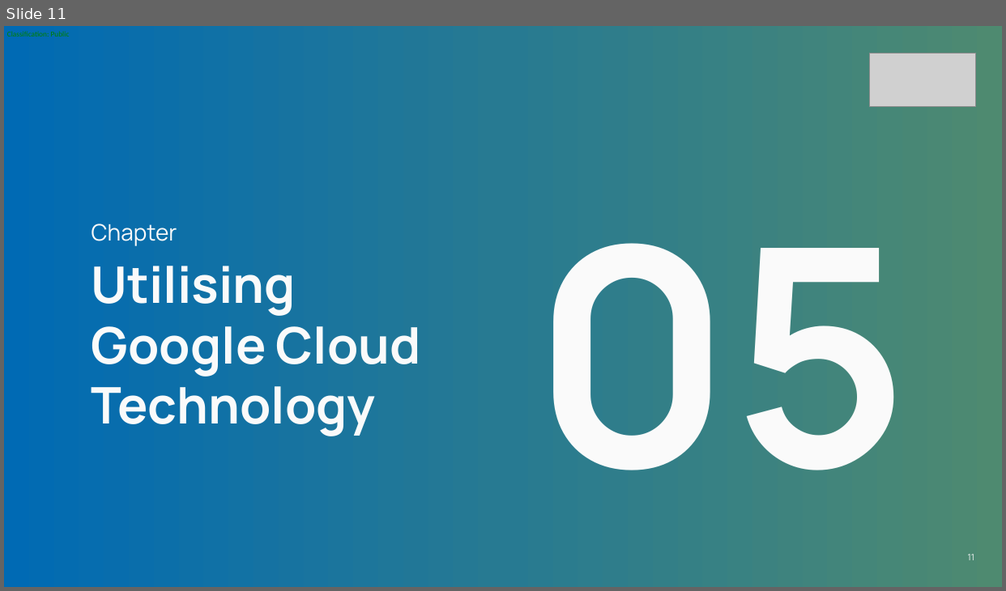
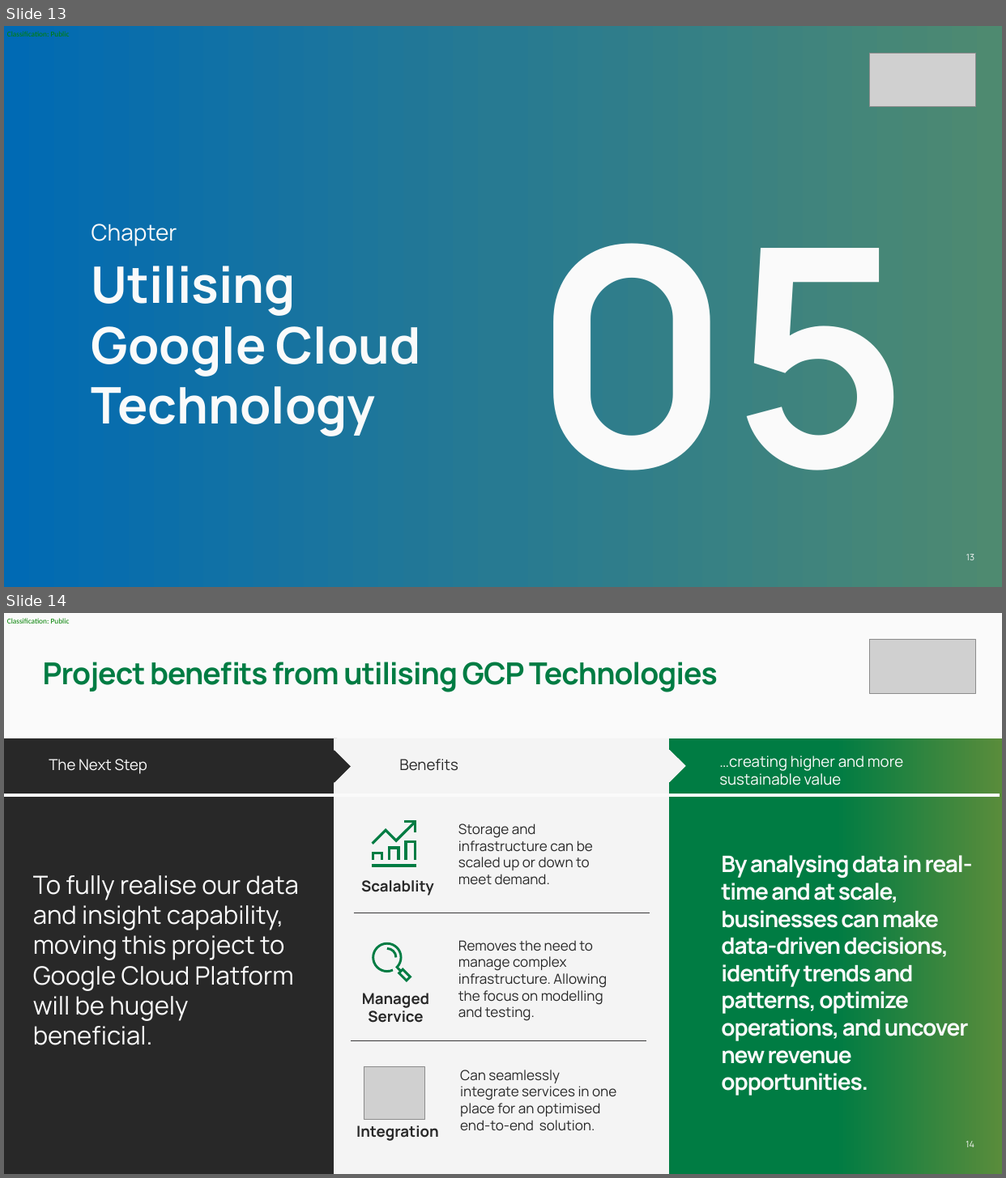
Before and after one commit to rahmxd/Week-11-Group-Project, a slide deck: Week 11 Project Presentation2.pptx. Shown one above the other, each under a label of ours: slide 11 before the commit, slides 13 and 14 after it. The pictures are 1006x591 and 1006x1178 pixels, drawn with LibreOffice and Linux fonts; fonts in the diff are those of the drawing; grey boxes stand for pictures. Boxes give left, top, right and bottom in pixels: in the first picture for what was removed or moved away, otherwise in the second. Text is boxed around its words. In the diff, an @@ line names an element or a change of style, - is before the commit and + after.

```diff
--- a/Week 11 Project Presentation2.pptx
+++ b/Week 11 Project Presentation2.pptx
@@ slide 14 added at (x1=4, y1=613, x2=1002, y2=1174), background #FAFAFA; not listed: 1 template element that a slide beside it also shows @@
@@ picture added at (x1=869, y1=639, x2=976, y2=693) @@
@@ title added at (x1=43, y1=662, x2=718, y2=692), 48 pt, text #007C43, bold @@
+Project benefits from utilising GCP Technologies
@@ rectangle added at (x1=4, y1=739, x2=337, y2=1174), fill #282828 @@
@@ chevron added at (x1=317, y1=751, x2=351, y2=783), fill #282828 @@
@@ rectangle added at (x1=334, y1=739, x2=669, y2=1174), fill #F4F4F4 @@
@@ chevron added at (x1=653, y1=750, x2=686, y2=782), fill #F4F4F4 @@
@@ rectangle added at (x1=669, y1=739, x2=1002, y2=1174), fill gradient #007C43 to #598C3B @@
@@ text added at (x1=719, y1=756, x2=903, y2=786), 24 pt, text #FAFAFA @@
+…creating higher and more sustainable value
@@ text added at (x1=49, y1=759, x2=147, y2=774), 24 pt, text #FAFAFA @@
+The Next Step
@@ text added at (x1=399, y1=759, x2=458, y2=771), 24 pt, text #282828 @@
+Benefits
@@ line added from (4, 795) to (999, 795), #FAFAFA 5 pt @@
@@ group added at (x1=372, y1=822, x2=416, y2=868): 6 freeform shapes @@
@@ text added at (x1=458, y1=824, x2=593, y2=885), 22 pt, text #282828 @@
+Storage and infrastructure can be scaled up or down to meet demand.
@@ text added at (x1=721, y1=855, x2=973, y2=1096), 36 pt, text #FAFAFA, bold @@
+By analysing data in real-time and at scale, businesses can make data-driven decisions, identify trends and patterns, optimize operations, and uncover new revenue opportunities.
@@ text added at (x1=33, y1=875, x2=299, y2=1046), 40 pt, text #FAFAFA @@
+To fully realise our data and insight capability, moving this project to Google Cloud Platform will be hugely beneficial.
@@ text added at (x1=361, y1=880, x2=434, y2=896), 24 pt, text #282828, bold @@
+Scalablity
@@ line added from (354, 913) to (650, 913), #383738 0.5 pt @@
@@ freeform shape added at (x1=373, y1=943, x2=401, y2=972), outline #007C43 3.75 pt @@
@@ freeform shape added at (x1=387, y1=949, x2=396, y2=958), outline #007C43 3.75 pt @@
@@ text added at (x1=458, y1=940, x2=607, y2=1021), 22 pt, text #282828 @@
+Removes the need to manage complex infrastructure. Allowing the focus on modelling and testing.
@@ freeform shape added at (x1=399, y1=969, x2=410, y2=981), outline #007C43 3.75 pt @@
@@ text added at (x1=362, y1=993, x2=429, y2=1023), 24 pt, text #282828, bold @@
+Managed Service
@@ line added from (351, 1041) to (646, 1041), #383738 0.5 pt @@
@@ picture added at (x1=364, y1=1067, x2=424, y2=1119) @@
@@ text added at (x1=460, y1=1070, x2=616, y2=1131), 22 pt, text #282828 @@
+Can seamlessly integrate services in one place for an optimised end-to-end solution.
@@ text added at (x1=356, y1=1126, x2=439, y2=1141), 24 pt, text #282828, bold @@
+Integration
@@ page number added at (x1=965, y1=1141, x2=974, y2=1148), 14 pt, text #FAFAFA @@
+14
@@ what was slide 11 is now slide 13 @@
@@ page number at (x1=966, y1=554, x2=974, y2=561): text changed @@
-11
+13
```
Also in this commit, not shown: 1 slide changed, 4 other slides added.
